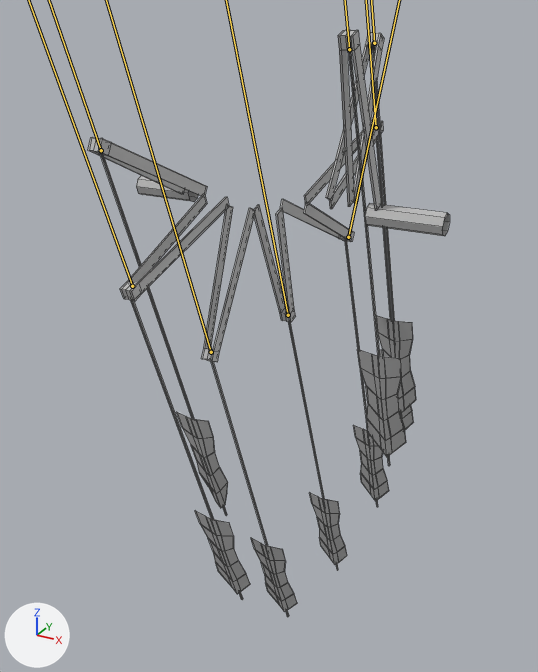
The FBX model Skyrates/Assets/Resources/Meshes/Components/ship_propulsion_tier1.fbx as it was, and as the next commit left it.
Rendered twice from a 50 mm camera at (0.592, -0.361, -0.143) aimed at (-0.094, 0.888, -0.767). Lighting does not change. The marker at lower left points along +X, +Y and +Z. Both versions are drawn at frame 106 of the action 'Take 001'; the numbers are the values there. The bones that change are drawn over the model as lines. Mesh edges are drawn as thin lines.

Names of what the first picture shows: 'ship_propulsion_tier1'.
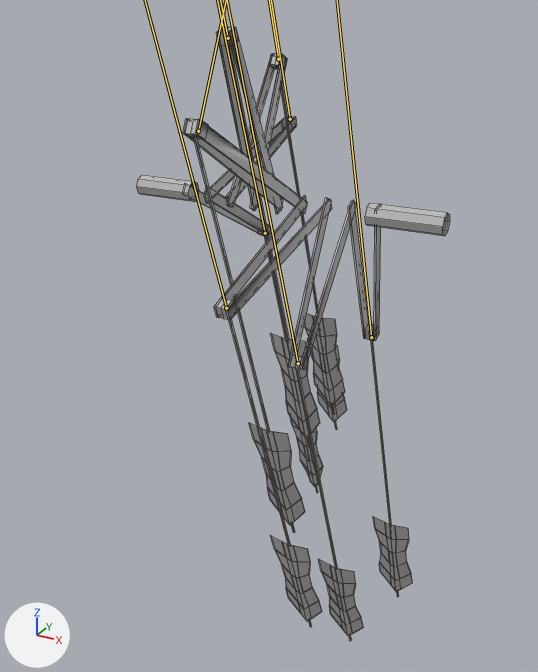
Pixel boxes (x1, y1, x2, y2) of what changed, in the pictures (538 x 672 px):
'ship_propulsion_tier1', posed (13% narrower): before (88, 30, 450, 617); after (136, 27, 450, 641)

The change in detail:
Bone 'Paddle8' (bone_paddle8) moves from (0.0, 0.0, 0.0) to (0.0, -51.5, 2.4).
Bone 'Paddle7' (bone_paddle7) moves from (0.0, 0.0, 0.0) to (0.0, -35.1, 40.6).
Bone 'Paddle6' (bone_paddle6) moves from (0.0, 0.0, 0.0) to (0.0, 1.9, 57.3).
Bone 'Paddle5' (bone_paddle5) moves from (0.0, 0.0, 0.0) to (59.3, 2.3, 0.0).
Bone 'Paddle4' (bone_paddle4) moves from (0.0, 2.5, 0.1) to (0.0, 56.8, 1.6).
Bone 'paddle3' (bone_paddle3) moves from (0.0, 0.0, 0.0) to (0.0, 35.8, -39.2).
Bone 'paddle2' (bone_paddle2) moves from (0.0, 0.0, 0.0) to (0.0, -0.3, -55.6).
Bone 'Paddle1' (bone_paddle1) moves from (0.0, 0.0, 0.0) to (0.0, -40.2, -37.9).
